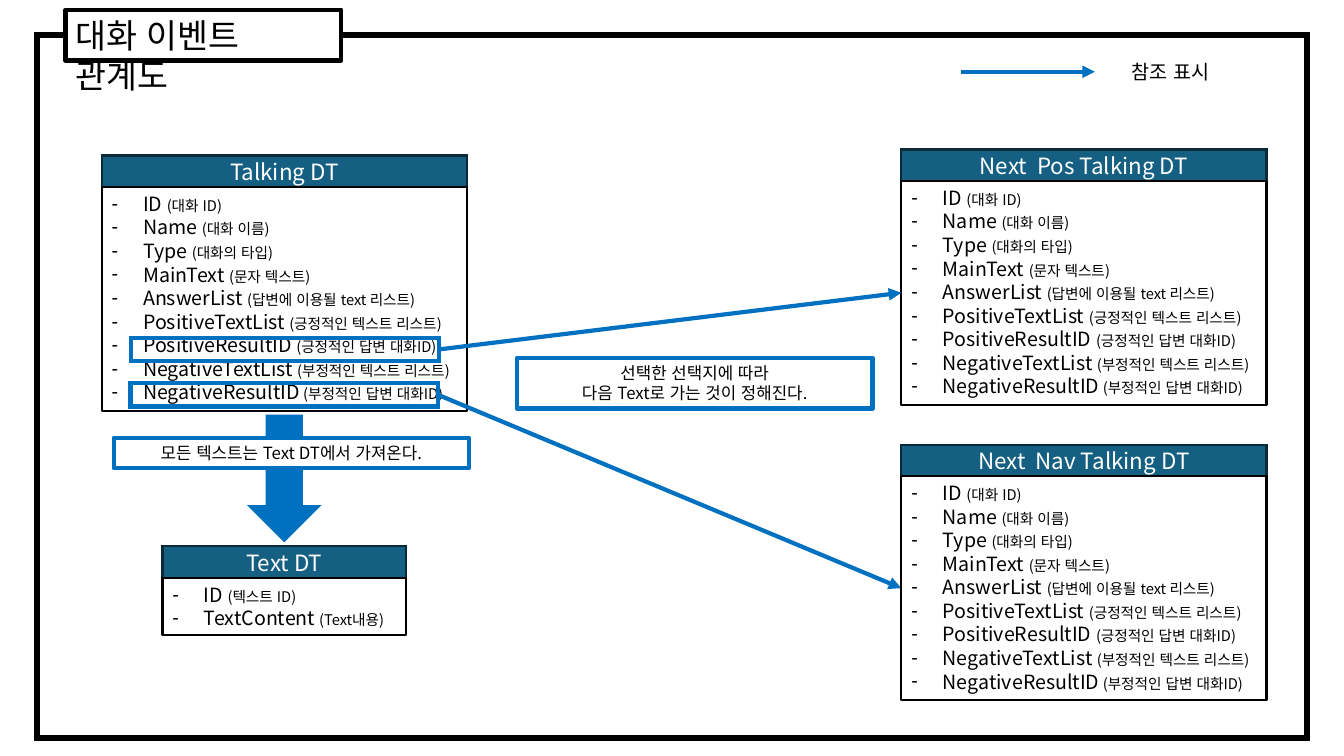
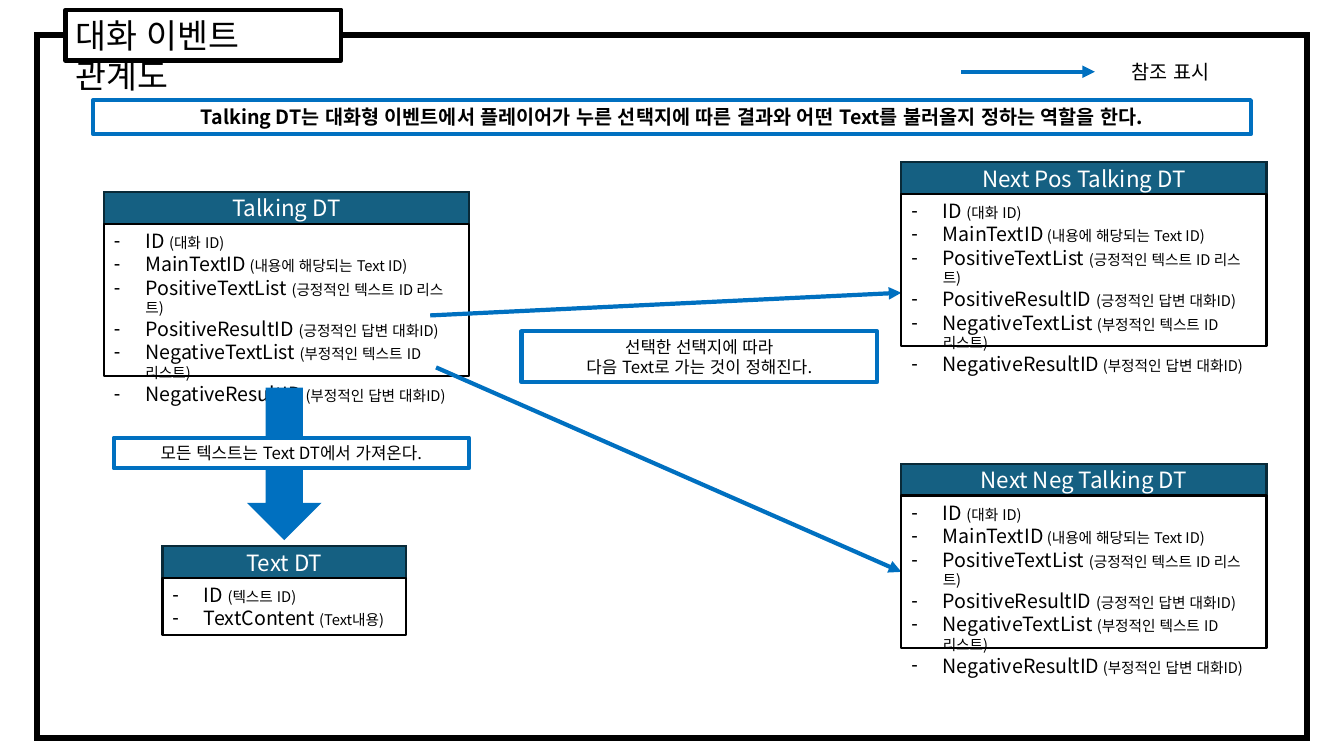
Before and after one commit to weariness00/Mandle_10Minute_Game, a slide deck: slide 6 of document/데이터테이블 문서.pptx. Drawn at 1344x756 pixels with LibreOffice and Linux fonts; fonts in the diff are those of the drawing. Boxes give left, top, right and bottom in pixels: in the first picture for what was removed or moved away, otherwise in the second. Text is boxed around its words. In the diff, an @@ line names an element or a change of style, - is before the commit and + after.

Commit message:
20250212_기획_DT문서 및 방해이벤트 수정
- 메시지 이벤트 상세 설명 기획
- Talking DT기획

```diff
--- a/document/데이터테이블 문서.pptx
+++ b/document/데이터테이블 문서.pptx
@@ rectangle added at [93, 100, 1251, 134], fill #FFFFFF, outline #0070C0 3 pt, 14 pt, text #000000, bold @@
+Talking DT는 대화형 이벤트에서 플레이어가 누른 선택지에 따른 결과와 어떤 Text를 불러올지 정하는 역할을 한다.
@@ rectangle "Next Pos Talking DT": place and size @@
-rectangle "Next Pos Talking DT" at [901, 149, 1266, 180]
+rectangle "Next Pos Talking DT" at [901, 162, 1266, 194]
@@ rectangle "Talking DT": place and size @@
-rectangle "Talking DT" at [102, 155, 467, 187]
+rectangle "Talking DT" at [104, 193, 469, 224]
@@ rectangle "ID (대화 ID)": place and size @@
-rectangle "ID (대화 ID)" at [901, 180, 1266, 404]
+rectangle "ID (대화 ID)" at [901, 194, 1266, 346]
@@ rectangle "ID (대화 ID)": place and size @@
-rectangle "ID (대화 ID)" at [102, 187, 467, 410]
+rectangle "ID (대화 ID)" at [104, 224, 469, 376]
@@ text in rectangle at [943, 226, 1241, 268]: text changed @@
-– Name (대화 이름)
-– Type (대화의 타입)
-– MainText (문자 텍스트)
-– AnswerList (답변에 이용될 text 리스트)
-– PositiveTextList (긍정적인 텍스트 리스트)
+– MainTextID (내용에 해당되는 Text ID)
+– PositiveTextList (긍정적인 텍스트 ID 리스트)
@@ text in rectangle at [145, 256, 443, 298]: text changed @@
-– Name (대화 이름)
-– Type (대화의 타입)
-– MainText (문자 텍스트)
-– AnswerList (답변에 이용될 text 리스트)
-– PositiveTextList (긍정적인 텍스트 리스트)
+– MainTextID (내용에 해당되는 Text ID)
+– PositiveTextList (긍정적인 텍스트 ID 리스트)
@@ arrow moved from (439, 350) - (901, 292) to (431, 316) - (901, 292) @@
@@ text in rectangle at [943, 315, 1218, 351]: text changed @@
-– NegativeTextList (부정적인 텍스트 리스트)
+– NegativeTextList (부정적인 텍스트 ID 리스트)
@@ rectangle removed at [131, 338, 439, 361] @@
@@ text in rectangle at [145, 344, 421, 381]: text changed @@
-– NegativeTextList (부정적인 텍스트 리스트)
+– NegativeTextList (부정적인 텍스트 ID 리스트)
@@ rectangle "선택한 선택지에 따라": place and size @@
-rectangle "선택한 선택지에 따라" at [517, 358, 873, 408]
+rectangle "선택한 선택지에 따라" at [521, 332, 877, 382]
@@ rectangle removed at [131, 383, 439, 406] @@
@@ down arrow: place and size @@
-down arrow at [247, 414, 322, 542]
+down arrow at [247, 387, 322, 539]
@@ arrow moved from (439, 395) - (901, 588) to (437, 368) - (901, 572) @@
@@ rectangle "Next Neg Talking DT": place and size @@
-rectangle "Next Neg Talking DT" at [901, 445, 1266, 476]
+rectangle "Next Neg Talking DT" at [901, 465, 1266, 496]
@@ text in rectangle at [981, 470, 1187, 494]: text changed @@
-Next Nav Talking DT
+Next Neg Talking DT
@@ rectangle "ID (대화 ID)": place and size @@
-rectangle "ID (대화 ID)" at [901, 476, 1266, 700]
+rectangle "ID (대화 ID)" at [901, 496, 1266, 648]
@@ text in rectangle at [943, 528, 1241, 570]: text changed @@
-– Name (대화 이름)
-– Type (대화의 타입)
-– MainText (문자 텍스트)
-– AnswerList (답변에 이용될 text 리스트)
-– PositiveTextList (긍정적인 텍스트 리스트)
+– MainTextID (내용에 해당되는 Text ID)
+– PositiveTextList (긍정적인 텍스트 ID 리스트)
@@ text in rectangle at [943, 616, 1218, 653]: text changed @@
-– NegativeTextList (부정적인 텍스트 리스트)
+– NegativeTextList (부정적인 텍스트 ID 리스트)
```
Also in this commit, not shown: 2 other slides changed, 3 other files.
